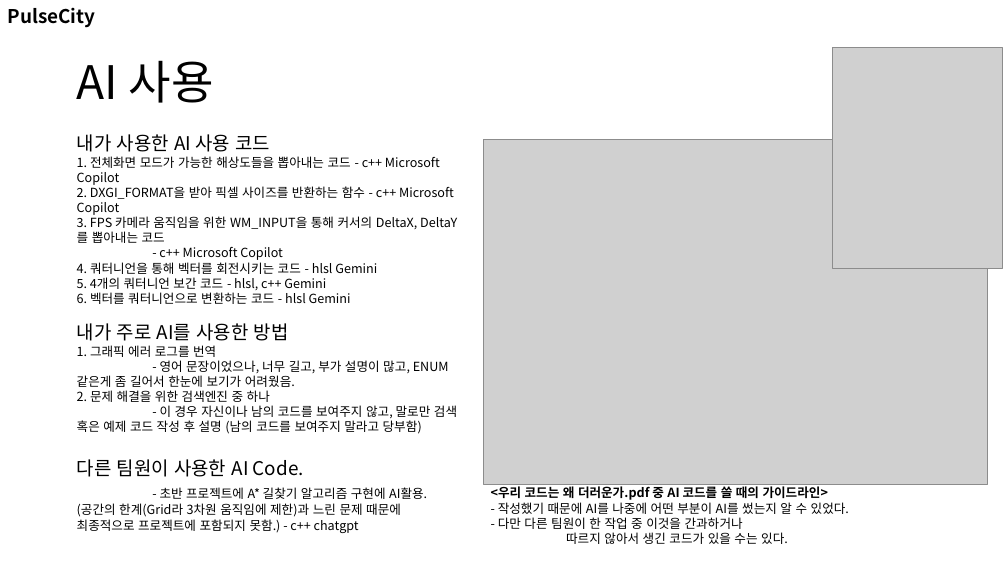
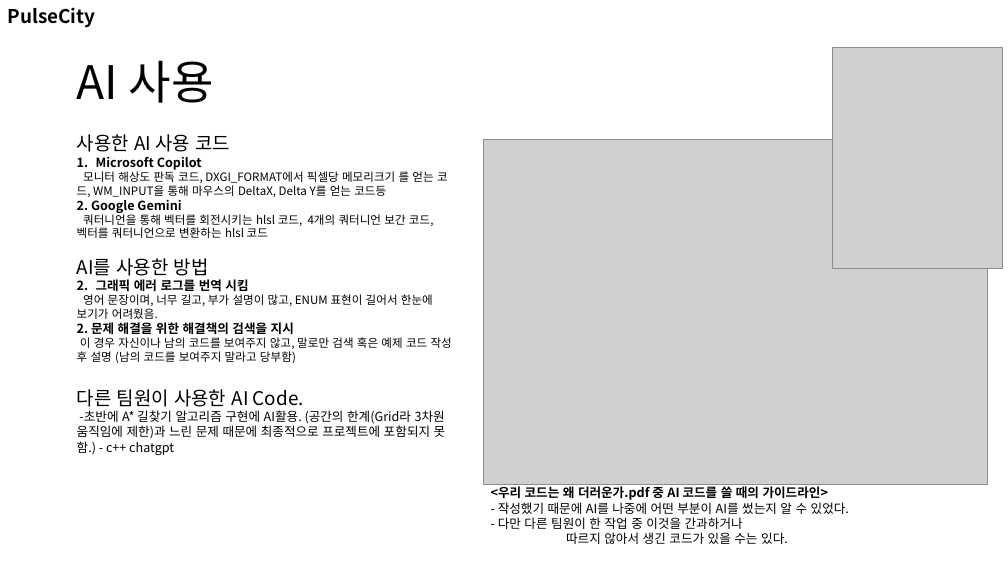
Before and after one commit to nohc2001/PulseCity, a slide deck: slide 5 of 포트폴리오/노훈철 포트폴리오.pptx. Drawn at 1008x567 pixels with LibreOffice and Linux fonts; fonts in the diff are those of the drawing; grey boxes stand for pictures. Boxes give left, top, right and bottom in pixels: in the first picture for what was removed or moved away, otherwise in the second. Text is boxed around its words. In the diff, an @@ line names an element or a change of style, - is before the commit and + after.

```diff
--- a/포트폴리오/노훈철 포트폴리오.pptx
+++ b/포트폴리오/노훈철 포트폴리오.pptx
@@ text at (77,134,452,363): text changed; size 12 to 11 pt @@
-내가 사용한 AI 사용 코드
-1. 전체화면 모드가 가능한 해상도들을 뽑아내는 코드 - c++ Microsoft Copilot
-2. DXGI_FORMAT을 받아 픽셀 사이즈를 반환하는 함수 - c++ Microsoft Copilot
-3. FPS 카메라 움직임을 위한 WM_INPUT을 통해 커서의 DeltaX, DeltaY를 뽑아내는 코드
-- c++ Microsoft Copilot
-4. 쿼터니언을 통해 벡터를 회전시키는 코드 - hlsl Gemini
-5. 4개의 쿼터니언 보간 코드 - hlsl, c++ Gemini
-6. 벡터를 쿼터니언으로 변환하는 코드 - hlsl Gemini
-내가 주로 AI를 사용한 방법
-1. 그래픽 에러 로그를 번역
-- 영어 문장이었으나, 너무 길고, 부가 설명이 많고, ENUM 같은게 좀 길어서 한눈에 보기가 어려웠음.
-2. 문제 해결을 위한 검색엔진 중 하나
-- 이 경우 자신이나 남의 코드를 보여주지 않고, 말로만 검색 혹은 예제 코드 작성 후 설명 (남의 코드를 보여주지 말라고 당부함)
+사용한 AI 사용 코드
+1. Microsoft Copilot
+모니터 해상도 판독 코드, DXGI_FORMAT에서 픽셀당 메모리크기 를 얻는 코드, WM_INPUT을 통해 마우스의 DeltaX, Delta Y를 얻는 코드등
+2. Google Gemini
+쿼터니언을 통해 벡터를 회전시키는 hlsl 코드, 4개의 쿼터니언 보간 코드, 벡터를 쿼터니언으로 변환하는 hlsl 코드
+AI를 사용한 방법
+1. 그래픽 에러 로그를 번역 시킴
+영어 문장이며, 너무 길고, 부가 설명이 많고, ENUM 표현이 길어서 한눈에 보기가 어려웠음.
+2. 문제 해결을 위한 해결책의 검색을 지시
+이 경우 자신이나 남의 코드를 보여주지 않고, 말로만 검색 혹은 예제 코드 작성 후 설명 (남의 코드를 보여주지 말라고 당부함)
@@ text at (77,410,446,455): text changed @@
-- 초반 프로젝트에 A* 길찾기 알고리즘 구현에 AI활용. (공간의 한계(Grid라 3차원 움직임에 제한)과 느린 문제 때문에 최종적으로 프로젝트에 포함되지 못함.) - c++ chatgpt
+-초반에 A* 길찾기 알고리즘 구현에 AI활용. (공간의 한계(Grid라 3차원 움직임에 제한)과 느린 문제 때문에 최종적으로 프로젝트에 포함되지 못함.) - c++ chatgpt
```
Also in this commit, not shown: 10 other slides changed, 1 slide added, 2 other files.
